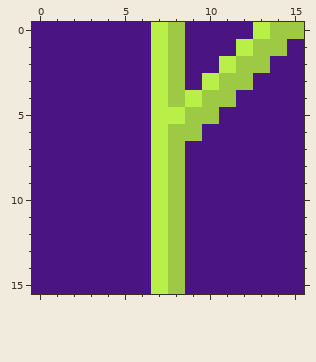
Pixel-art sprite -- tiles/plants/9.png. The first picture shows the starting point.
The file is 64x64 pixels, drawn in blocks of 4x4; one block is one cell here.
Once edited:
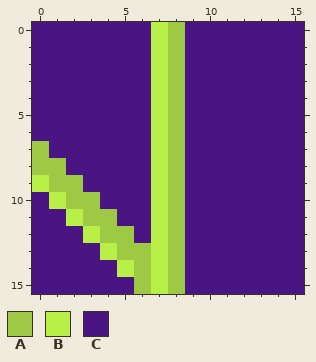
Palette (. is transparent): A #9dc945  B #b8f048  C #4a1582
What changed:
Changed rows in their new state; - is an unchanged pixel.
first column x 0:
 0 -------------CCC
 1 ------------CCC-
 2 -----------CCC--
 3 ----------CCC---
 4 ---------CCC----
 5 --------ACC-----
 6 ---------C------
 7 A---------------
 8 AA--------------
 9 BAA-------------
10 -BAA------------
11 --BAA-----------
12 ---BAA----------
13 ----BAA---------
14 -----BA---------
15 ------A---------
Changed places in both pictures, as pixel boxes (x1, y1, x2, y2):
changed: (168, 22, 304, 141)
changed: (32, 141, 151, 294)
